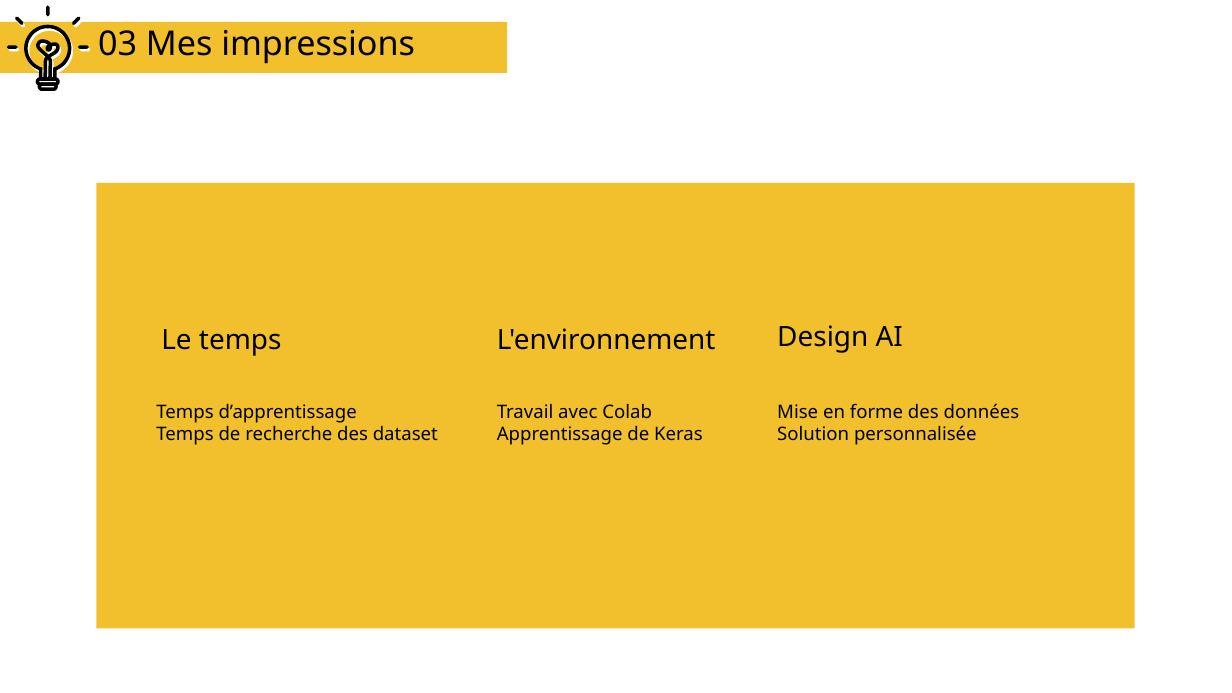
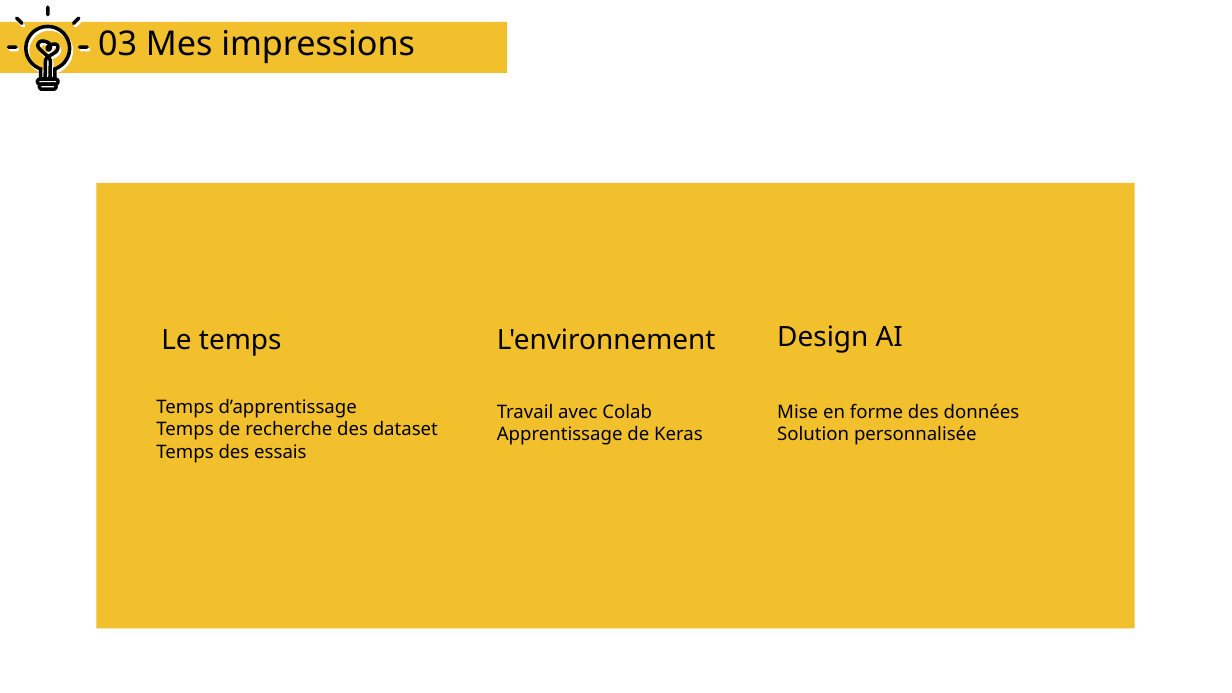
Before and after one commit to helvete74/IFAGE_dev_AI, a slide deck: slide 6 of La presentation.odp. Drawn at 1232x693 pixels with LibreOffice and Linux fonts; fonts in the diff are those of the drawing. Boxes give left, top, right and bottom in pixels: in the first picture for what was removed or moved away, otherwise in the second. Text is boxed around its words. In the diff, an @@ line names an element or a change of style, - is before the commit and + after.

Commit message:
la presentation
avec le lien wandb

```diff
--- a/La presentation.odp
+++ b/La presentation.odp
@@ text at [156,444,306,463]: paragraph added @@
+Temps des essais
```
Also in this commit, not shown: 1 other file.
